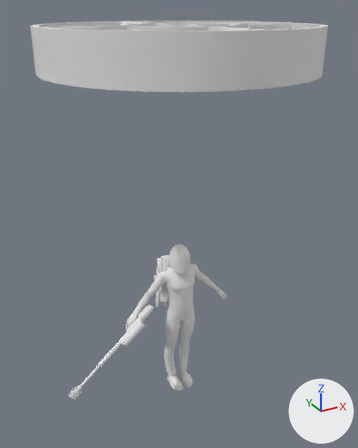
The COLLADA model objects3d/operative_asset.dae: old version first, new version second.
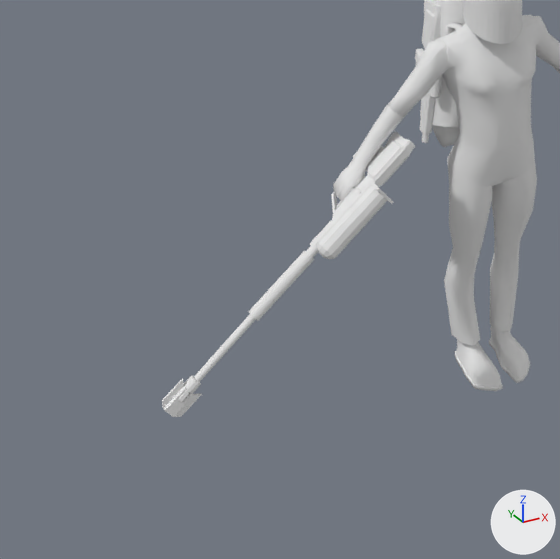
Old and new are each drawn whole from a camera (50 mm lens) standing at (-35.7, -64.6, 64.9) and looking at (-0.6, -0.9, 33.0) and again close up on the part from 4% to 57% of the width and 58% to 100% of the height. The axes (+X, +Y, +Z) are drawn at lower right. The lights are the same throughout. Where no turn or scale is listed for an object, it has been applied to the vertices.

Names of what the first close-up shows: 'Gun', 'HeadDeco04', 'LowArm1', 'LowLeg1', 'LowLeg2', 'Silencer', 'Torso', 'UpArm1', 'UpLeg1', 'UpLeg2', 'backpackX1', 'center'.
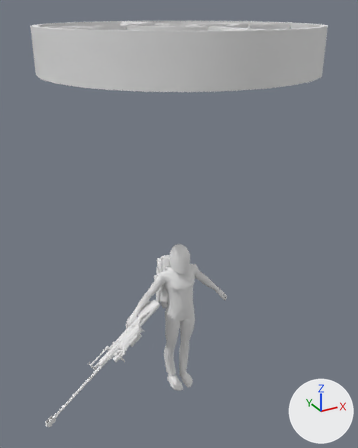
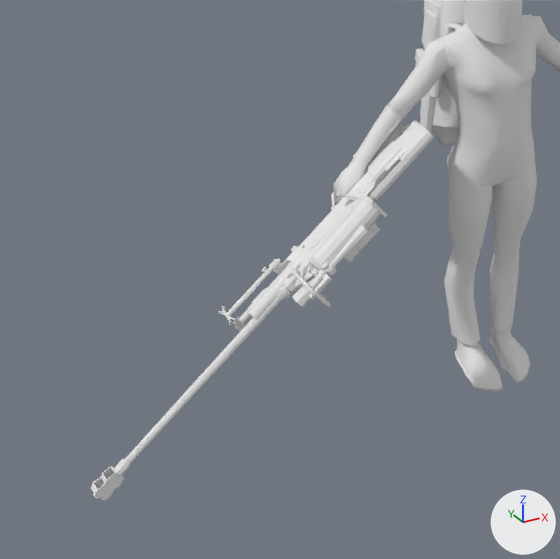
Pixel boxes (x1, y1, x2, y2) of what changed, in the close-ups (560 x 559 px; the box of a moved part takes in the faces that stretch with it):
```json
{"object": "SniperRifle", "change": "added", "after": [91, 120, 433, 500]}
{"object": "Gun", "change": "reshaped", "before": [248, 131, 415, 321], "after": [248, 132, 403, 320], "on screen": "7% narrower"}
{"object": "Silencer", "change": "deleted", "before": [162, 246, 313, 417]}
{"part": 1, "of": "me_gunmesh", "change": "moved or reshaped", "before": [248, 179, 393, 317], "after": [248, 192, 387, 320]}
```

Scene script edits in JSON lines:
```json
{"op": "add", "block": "mat_denel_ntw_20_1_denel_ntw_20_1_material_2", "code": ["mat_denel_ntw_20_1_denel_ntw_20_1_material_2 = principled_material('Denel NTW-20 1_Denel_NTW_20_1_Material_2')", "mat_denel_ntw_20_1_denel_ntw_20_1_material_2.base_color = (0.8, 0.8, 0.8)  # white #e7e7e7", "mat_denel_ntw_20_1_denel_ntw_20_1_material_2.roughness = 0.84"]}
{"block": "me_gunmesh", "where": "# used by ob_gun; location = (-9.18, -0.23, 16.22)"}
{"op": "remove", "block": "me_gunmesh", "code": "me_gunmesh.from_pydata(...)  # 655 vertices, 1270 faces; spans x -6.93..3.84, y -2.89..2.4, z -4.82..2.9"}
{"op": "add", "block": "me_gunmesh", "code": "me_gunmesh.from_pydata(...)  # 655 vertices, 1270 faces; spans x -6.93..3.84, y -3.03..2.4, z -4.82..2.9"}
{"block": "me_gunmesh", "change": "me_gunmesh part 1: 188 of 655 vertices moved; they spanned x -6.93..1.51, y -2.89..-0.96, z -4.82..1.74 and now span x -6.93..1.08, y -3.03..-0.96, z -4.82..1.05; mean shift (-0.38, -0.08, -0.6); largest move (-6.91, -1.56, -4.24) -> (0.3, -2.46, 1.05)"}
{"op": "add", "block": "me_sniperriflemesh", "code": ["me_sniperriflemesh = bpy.data.meshes.new('SniperRifleMesh')", "me_sniperriflemesh.from_pydata(...)  # 7442 vertices, 14136 faces; spans x -16.7..4.6, y -4.9..0.8, z -12.0..3.2", "me_sniperriflemesh.materials.append(mat_denel_ntw_20_1_denel_ntw_20_1_material_2)  # its picture is missing"]}
{"op": "remove", "block": "ob_silencer", "code": ["ob_silencer = bpy.data.objects.new('Silencer', me_silencermesh)", "ob_silencer.location = (-20.09, -2.42, 8.73)"]}
{"op": "add", "block": "ob_sniperrifle", "code": ["ob_sniperrifle = bpy.data.objects.new('SniperRifle', me_sniperriflemesh)", "ob_sniperrifle.location = (-9.03, 0.31, 16.42)"]}
```
